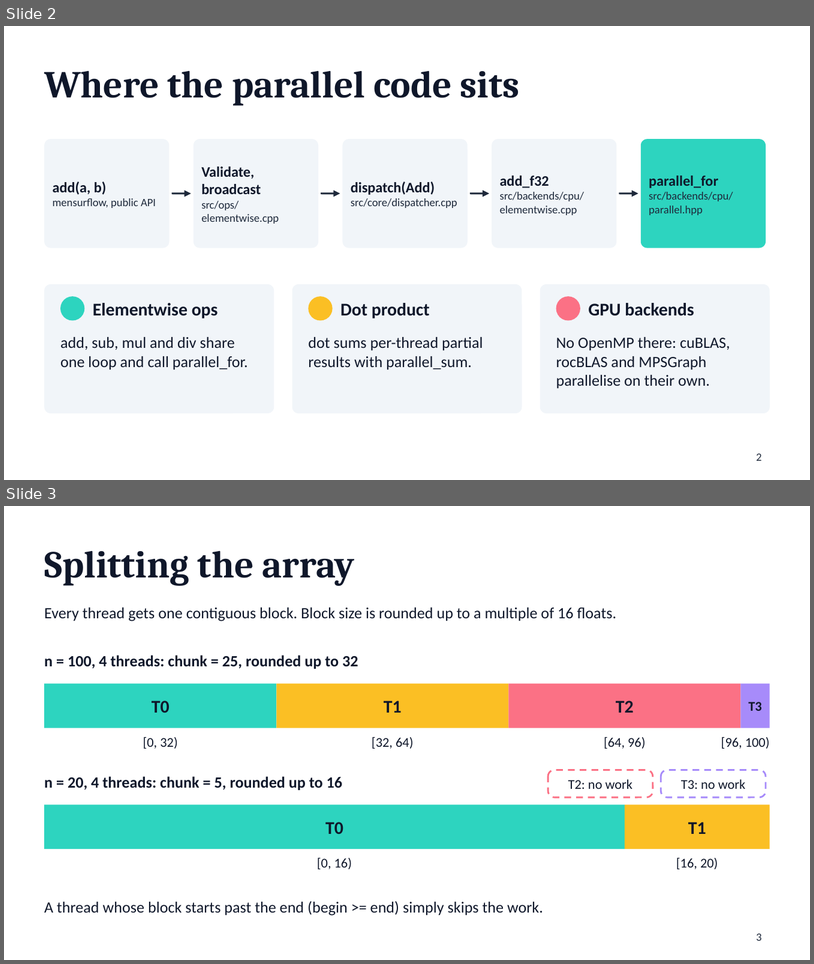
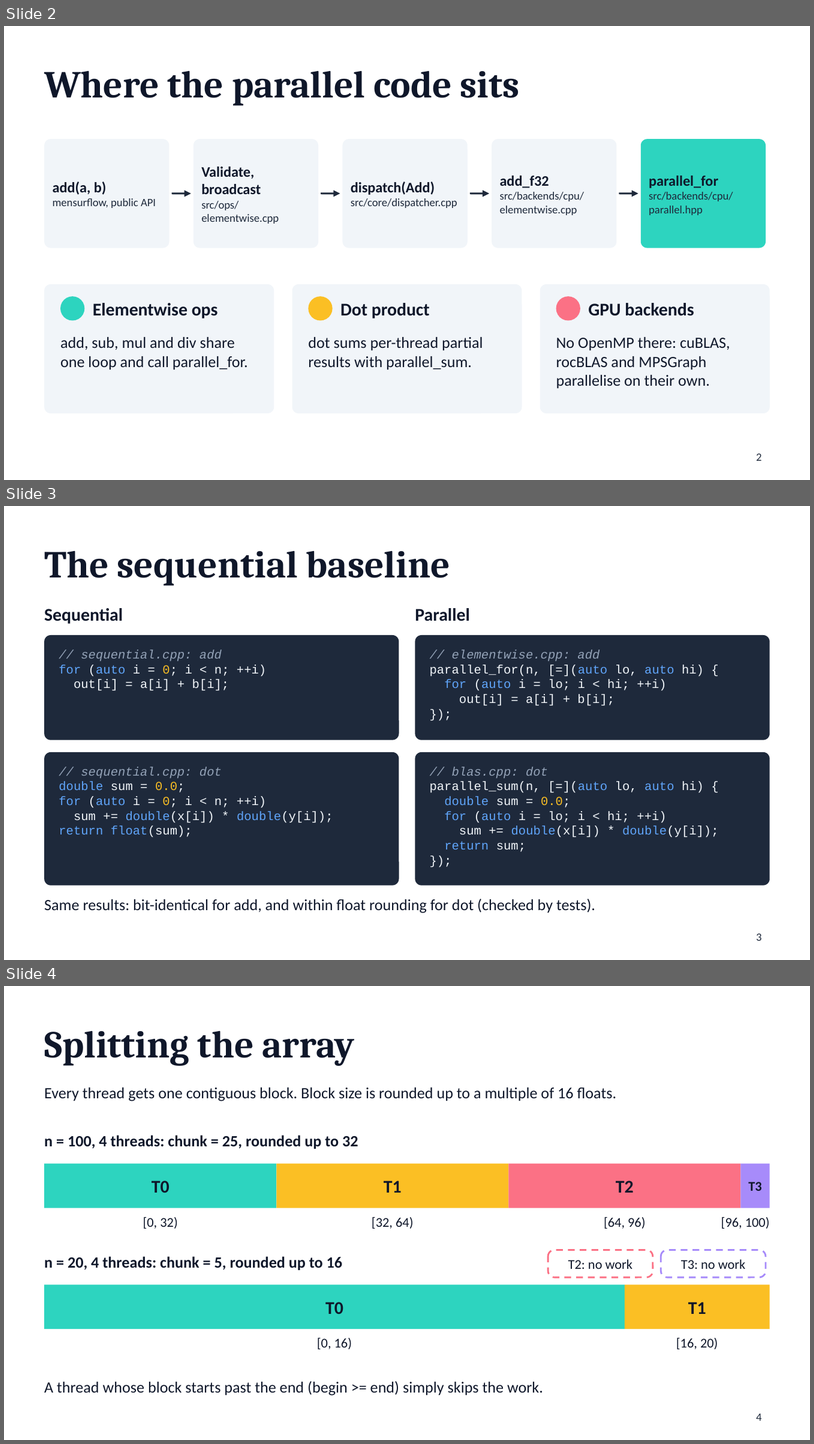
Before and after one commit to bakir004/mensurflow, a slide deck: docs/parallelisation.pptx. Shown one above the other, each under a label of ours: slides 2 and 3 before the commit, slides 2, 3 and 4 after it. The pictures are 814x964 and 814x1444 pixels, drawn with LibreOffice and Linux fonts; fonts in the diff are those of the drawing. Boxes give left, top, right and bottom in pixels: in the first picture for what was removed or moved away, otherwise in the second. Text is boxed around its words. In the diff, an @@ line names an element or a change of style, - is before the commit and + after.

Commit message:
docs: matmul results, kernel status, and updated slides
- BENCHMARKS.md: matmul section with laptop results for the default and
  the -march=native builds.
- KERNELS.md: status table rewritten for the Tensor API, and the P0
  items that exist (add, sub, mul, div, dot, matmul) ticked.
- parallelisation.pptx: sequential baseline slide, charts against the
  sequential implementation, and matrix multiplication slides.

```diff
--- a/docs/parallelisation.pptx
+++ b/docs/parallelisation.pptx
@@ slide 3 added at box(4, 506, 810, 960), background #FFFFFF @@
@@ title added at box(44, 551, 450, 586), 34 pt, text #0F172A, bold @@
+The sequential baseline
@@ text added at box(44, 608, 123, 624), 16 pt, text #0F172A, bold @@
+Sequential
@@ text added at box(415, 608, 470, 621), 16 pt, text #0F172A, bold @@
+Parallel
@@ rounded rectangle added at box(44, 635, 399, 740), fill #1E293B @@
@@ text added at box(59, 649, 266, 691), 11 pt, text #F1F5F9 @@
+// sequential.cpp: add
+for (auto i = 0; i < n; ++i)
+out[i] = a[i] + b[i];
@@ rounded rectangle added at box(415, 635, 770, 740), fill #1E293B @@
@@ text added at box(430, 649, 704, 706), 11 pt, text #F1F5F9 @@
+// elementwise.cpp: add
+parallel_for(n, [=](auto lo, auto hi) {
+for (auto i = lo; i < hi; ++i)
+out[i] = a[i] + b[i];
+});
@@ rounded rectangle added at box(44, 752, 399, 885), fill #1E293B @@
@@ rounded rectangle added at box(415, 752, 770, 885), fill #1E293B @@
@@ text added at box(59, 766, 333, 837), 11 pt, text #F1F5F9 @@
+// sequential.cpp: dot
+double sum = 0.0;
+for (auto i = 0; i < n; ++i)
+sum += double(x[i]) * double(y[i]);
+return float(sum);
@@ text added at box(430, 766, 719, 852), 11 pt, text #F1F5F9 @@
+// blas.cpp: dot
+parallel_sum(n, [=](auto lo, auto hi) {
+double sum = 0.0;
+for (auto i = lo; i < hi; ++i)
+sum += double(x[i]) * double(y[i]);
+return sum;
+});
@@ text added at box(44, 898, 596, 913), 14 pt, text #0F172A @@
+Same results: bit-identical for add, and within float rounding for dot (checked by tests).
@@ page number added at box(756, 933, 762, 940), 10 pt, text #1E293B @@
+3
@@ what was slide 3 is now slide 4 @@
@@ page number at box(756, 1413, 762, 1420): text changed @@
-3
+4
```
Also in this commit, not shown: 4 slides changed, 2 other slides added, 2 other files.
